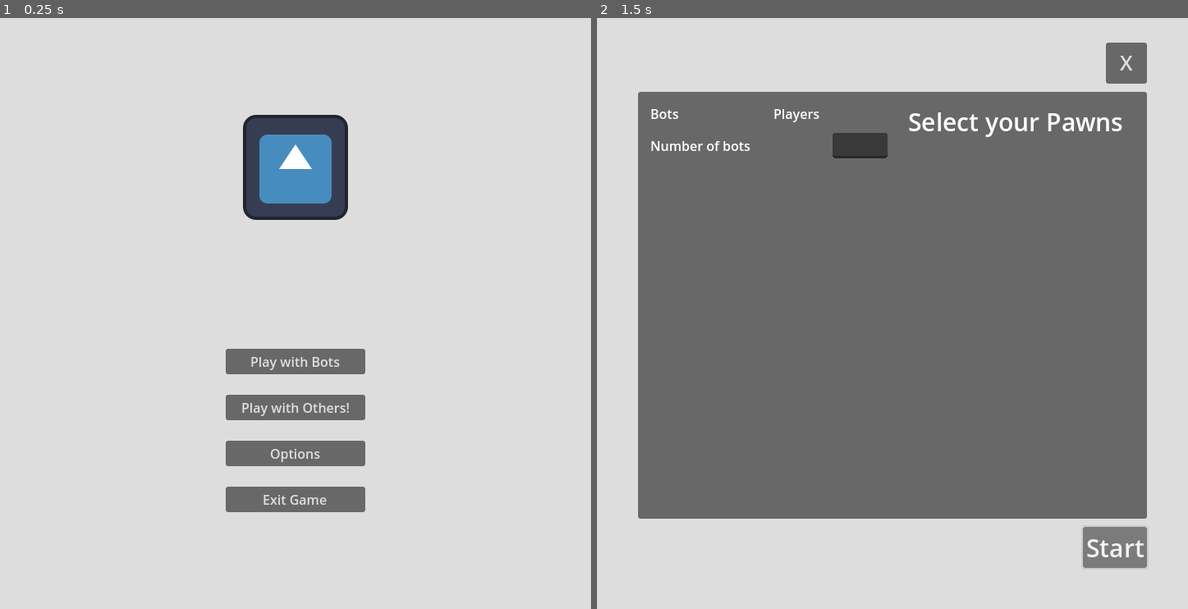
Above: before the commit, frames 1-2 (left to right).
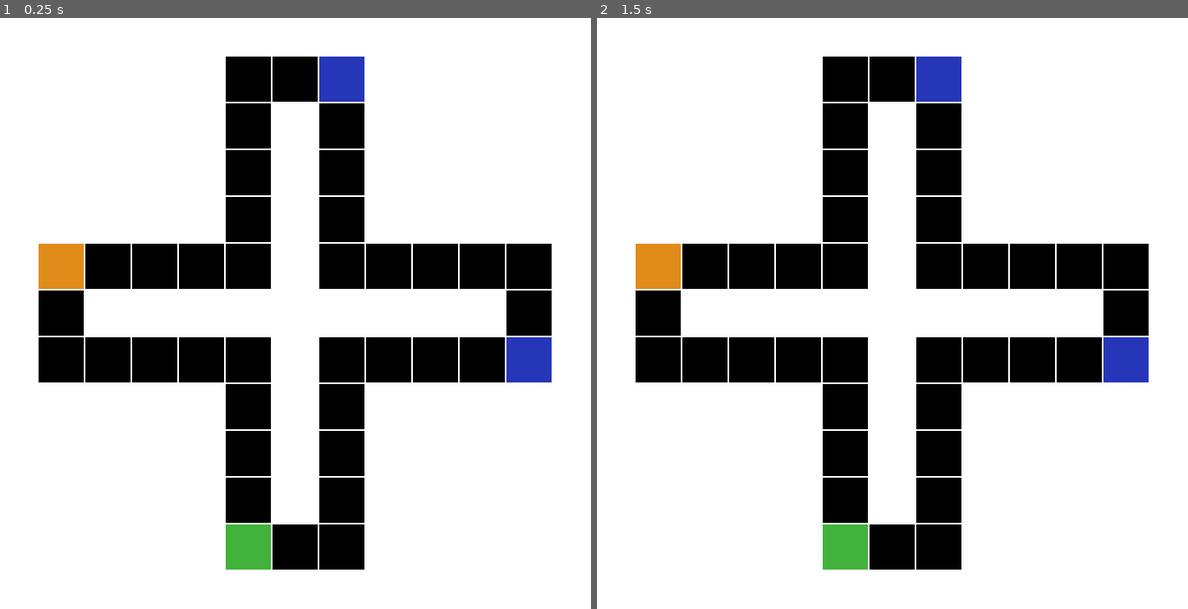
Above: after the commit, the same moments.

Repository: Kielson123/Ludo-Dungeon
Game: Godot game, scene res://main.tscn
Same seed, same stepped clock (60 frames per second), same inputs: the game is played once before the commit and once after it. The engine's default icon, where the game draws it, is replaced by a stand-in: a white triangle on a blue panel in a dark square. Video files are missing from this copy of the repository; at most half a second of black plays in their place.
Inputs (mouse positions are in pixels of both pictures, inside the frame that each line leads up to):
- Up to frame 1 (0.25 s): no input
- Up to frame 2 (1.5 s): click (892, 360) at 0.5 s, where only the run before the commit has a clickable "Play with Bots"; click (1117, 549) at 1.25 s, where only the run before the commit has a clickable "Start"

The runs differ from the first frame. In frame 1, 100% of the frame differs, in the area x 0-100%, y 0-100%; in frame 2, 100%.

Commit message:
Changed dev mode to not show intro

Diff:
--- a/main.gd
+++ b/main.gd
@@ -3,7 +3,7 @@
 @onready var game: Control = $Control/Game
 @onready var ui: UI = $UI
 
-var dev_mode: bool = false
+@export var dev_mode: bool = true
 var intro_finished: bool = false
 
 func _init() -> void:
@@ -12,16 +12,30 @@
 func _on_intro_finished() -> void:
 	intro_finished = true
 	$IntroContainer.queue_free()
-	if dev_mode and OS.is_debug_build():
+	if dev_mode:
 		Signals.request_game_start.emit(Global.GAME_TYPE.SINGLEPLAYER, {
 			"bots": 3,
-			"players": 1
+			"players": 1,
+			"player1": {
+				"color": Global.player_colors.pick_random()
+			},
+			"player2": {
+				"color": Global.player_colors.pick_random()
+			},
+			"player3": {
+				"color": Global.player_colors.pick_random()
+			},
+			"player4": {
+				"color": Global.player_colors.pick_random()
+			}
 		})
 	else:
 		Signals.request_main_menu.emit()
 	ui.visible = true
 
 func _ready() -> void:
+	if dev_mode:
+		$IntroContainer/AspectRatioContainer/Intro.finished.emit()
 	get_tree().auto_accept_quit = false
 
 func _notification(what: int) -> void:
@@ -30,7 +44,3 @@
 		get_tree().quit()
 	if what == NOTIFICATION_APPLICATION_PAUSED:
 		ConfigManager.save_all_settings()
-
-func _process(_delta: float) -> void:
-	if Input.is_action_just_pressed("ui_text_backspace") and not intro_finished:
-		dev_mode = true
